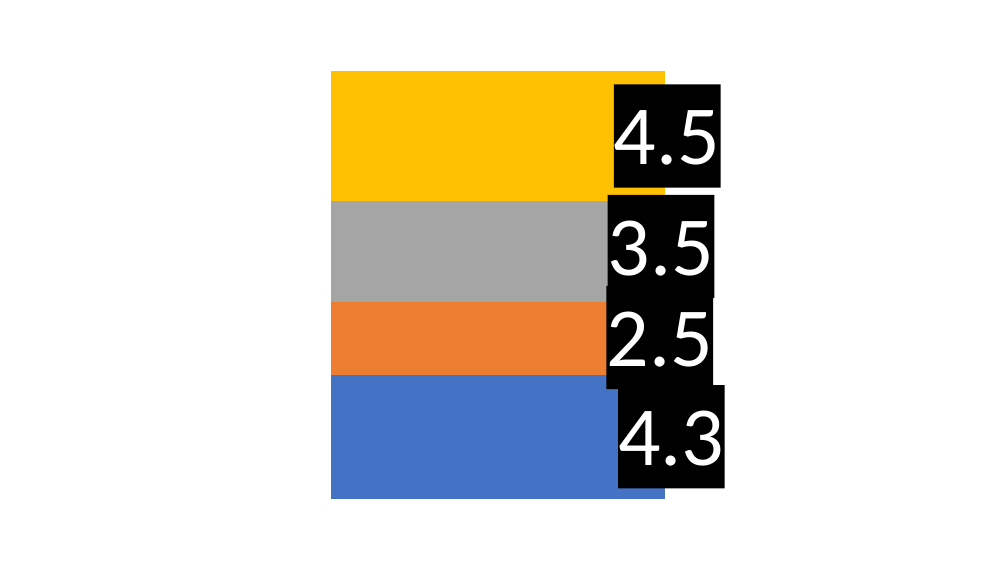
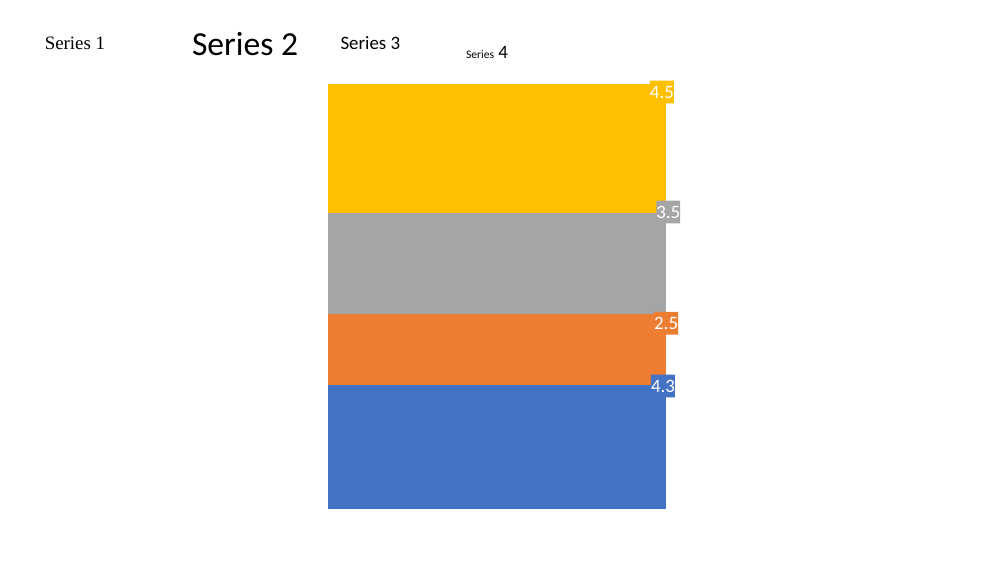
Before and after one commit to jsuyog2/node-pptx-templater, a slide deck: slide 4 of templates/sample.pptx. Drawn at 1008x567 pixels with LibreOffice and Linux fonts; fonts in the diff are those of the drawing. Boxes give left, top, right and bottom in pixels: in the first picture for what was removed or moved away, otherwise in the second. Text is boxed around its words. In the diff, an @@ line names an element or a change of style, - is before the commit and + after.

```diff
--- a/templates/sample.pptx
+++ b/templates/sample.pptx
@@ column stacked chart at (64, 26, 933, 509) @@
@@ plot area changed @@
@@ text added at (45, 36, 105, 50), 18 pt, text #000000 @@
+Series 1
@@ text added at (192, 32, 298, 56), 32 pt, text #000000 @@
+Series 2
@@ text added at (341, 36, 401, 49), 18 pt, text #000000 @@
+Series 3
@@ text added at (466, 46, 508, 58), 11 pt, text #000000 @@
+Series 4
```
Also in this commit, not shown: 58 other files.
